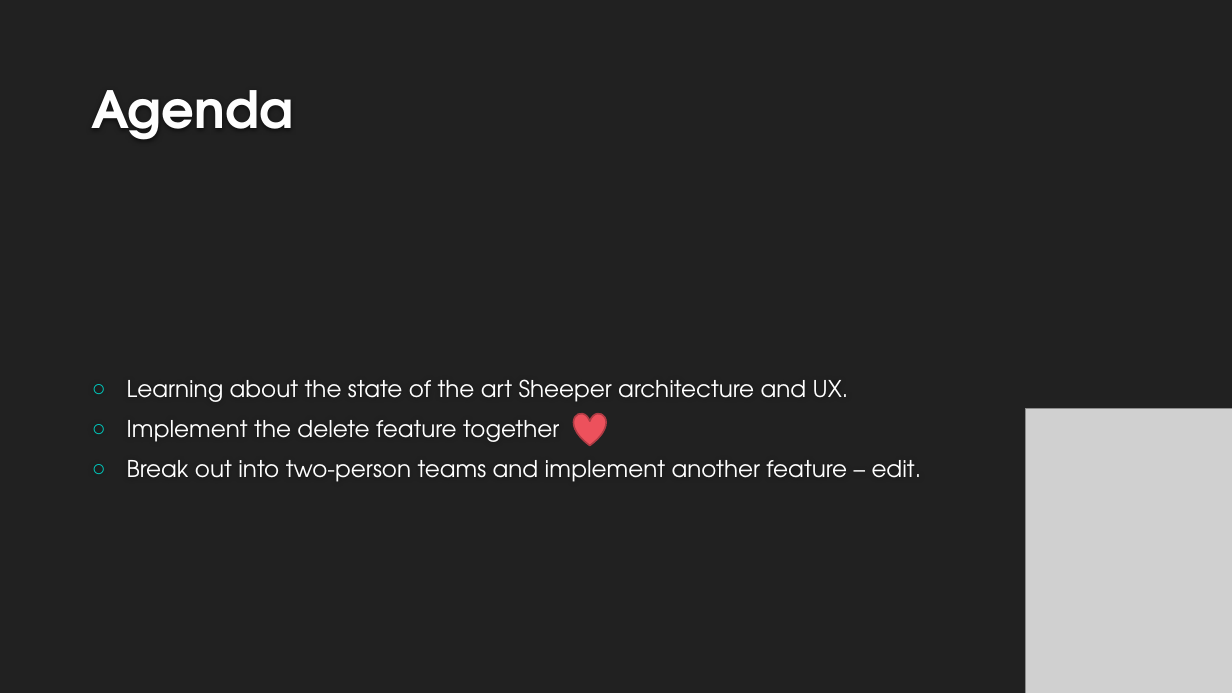
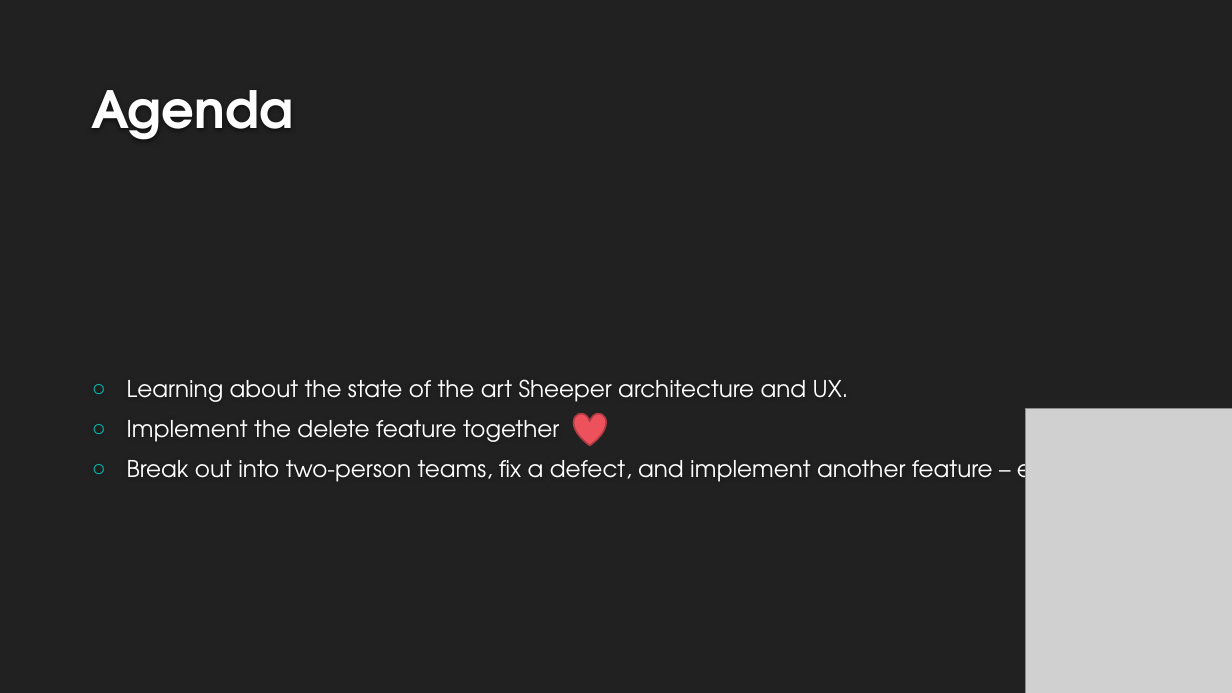
Before and after one commit to francesco-desensi/tdd-workshop, a slide deck: slide 4 of doc/TDD Workshop - TDD In Practice with AngularJS - Hands-on.pptx. Drawn at 1232x693 pixels with LibreOffice and Linux fonts; fonts in the diff are those of the drawing; grey boxes stand for pictures; background and template pictures are left out. Boxes give left, top, right and bottom in pixels: in the first picture for what was removed or moved away, otherwise in the second. Text is boxed around its words. In the diff, an @@ line names an element or a change of style, - is before the commit and + after.

```diff
--- a/doc/TDD Workshop - TDD In Practice with AngularJS - Hands-on.pptx
+++ b/doc/TDD Workshop - TDD In Practice with AngularJS - Hands-on.pptx
@@ text at <box>127,454,1067,489</box>: text changed @@
-○ Break out into two-person teams and implement another feature – edit.
+○ Break out into two-person teams, fix a defect, and implement another feature – edit.
```
Also in this commit, not shown: 1 other slide changed, 1 slide added, 9 other files.
